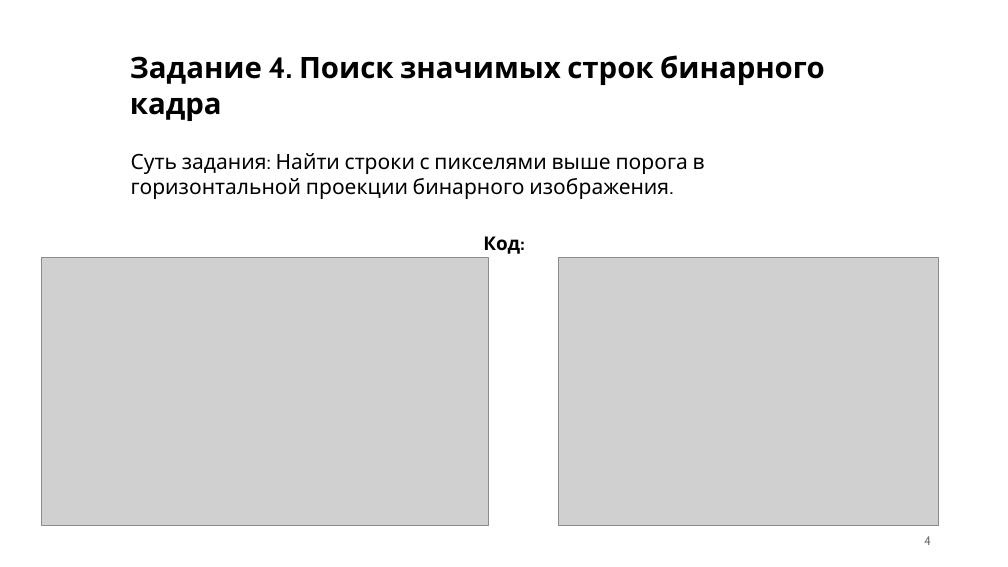
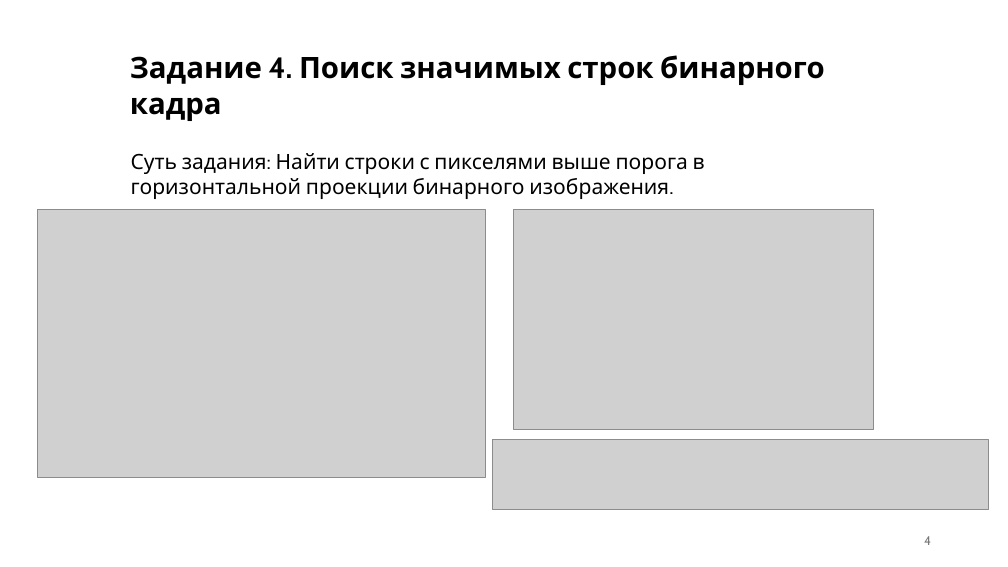
Before and after one commit to quistxnd/cv, a slide deck: slide 12 of lab2/lab2.pptx (slide 10 before the commit). Drawn at 1008x567 pixels with LibreOffice and Linux fonts; fonts in the diff are those of the drawing; grey boxes stand for pictures. Boxes give left, top, right and bottom in pixels: in the first picture for what was removed or moved away, otherwise in the second. Text is boxed around its words. In the diff, an @@ line names an element or a change of style, - is before the commit and + after.

```diff
--- a/lab2/lab2.pptx
+++ b/lab2/lab2.pptx
@@ picture: place and size @@
-picture at [42,258,489,526]
+picture at [38,209,485,477]
@@ picture added at [514,209,874,430] @@
@@ text removed at [483,236,520,254] @@
-Код:
@@ picture removed at [559,258,939,526] @@
@@ picture added at [492,440,988,510] @@
```
Also in this commit, not shown: 6 other slides changed, 1 slide added, 1 other file.
